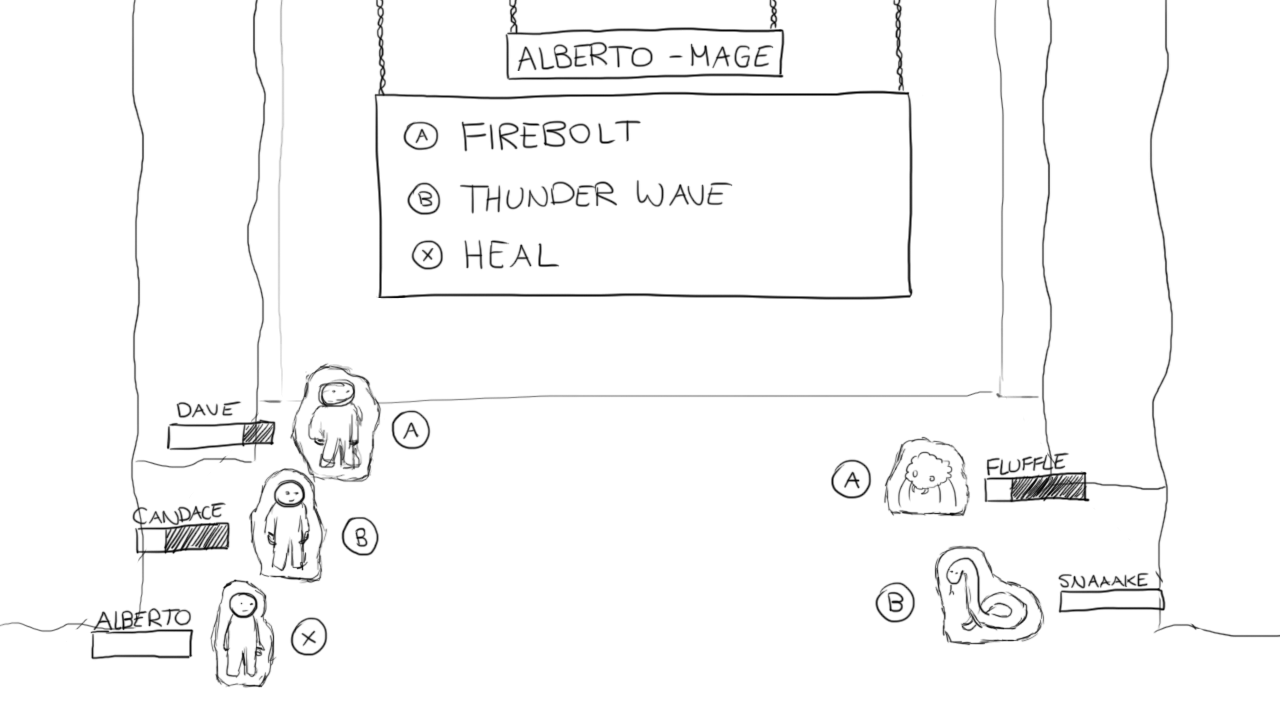
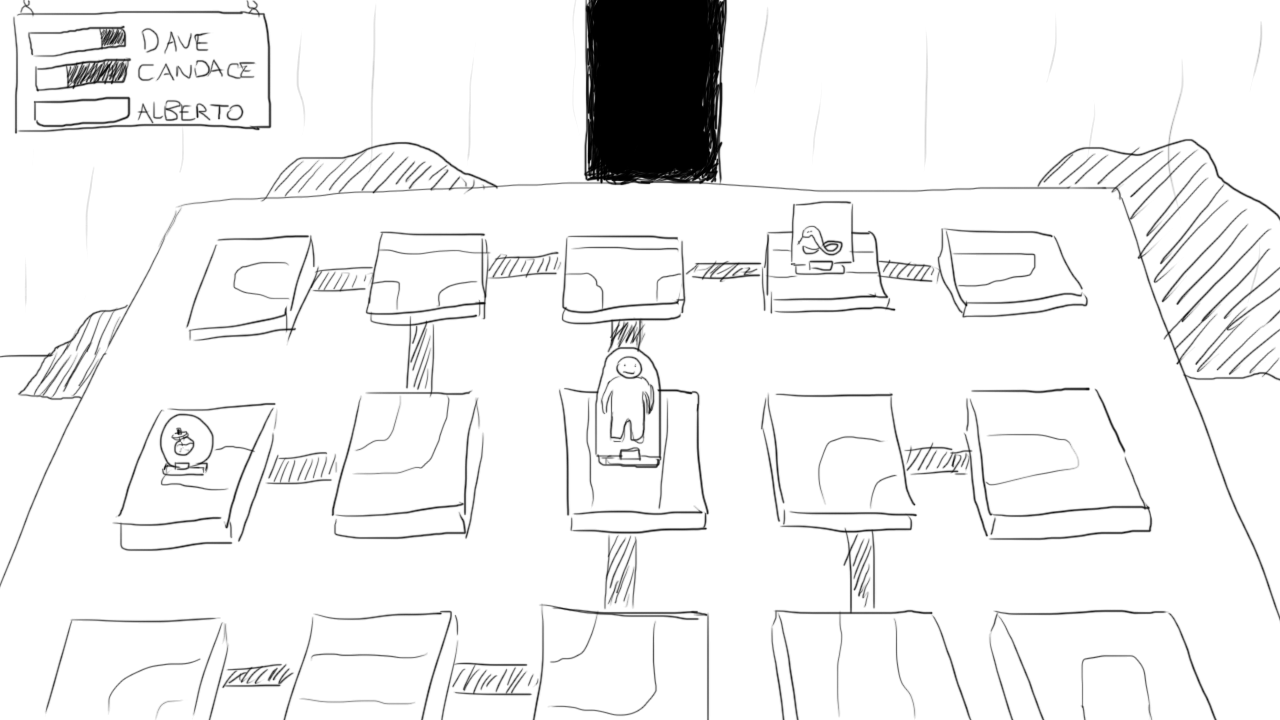
Comparing the layer stacks of the two 1280px x 720px images. Changes:
added group "Arena" with 6 layers above "Battle" over [0, 0, 1280, 720]
added layer "HUD" (1st of 2, in "Arena") in group "Arena" over [12, 0, 272, 135]
added layer "Items" in group "Arena" over [158, 412, 215, 477]
added layer "Enemies" (1st of 2, in "Arena") in group "Arena" over [789, 200, 856, 276]
added layer "Player" in group "Arena" over [594, 346, 663, 469]
added layer "Props" in group "Arena" over [17, 138, 1280, 401]
added layer "Outline" (1st of 2, in "Arena") in group "Arena" over [0, 0, 1280, 720]
moved "HUD" (2nd of 2, in "Battle") into group "Battle" over [89, 0, 1167, 661]
moved "Enemies" (2nd of 2, in "Battle") into group "Battle" over [883, 436, 1046, 646]
moved "Players" into group "Battle" over [209, 362, 385, 689]
moved "Outline" (2nd of 2, in "Battle") into group "Battle" over [0, 0, 1280, 642]
